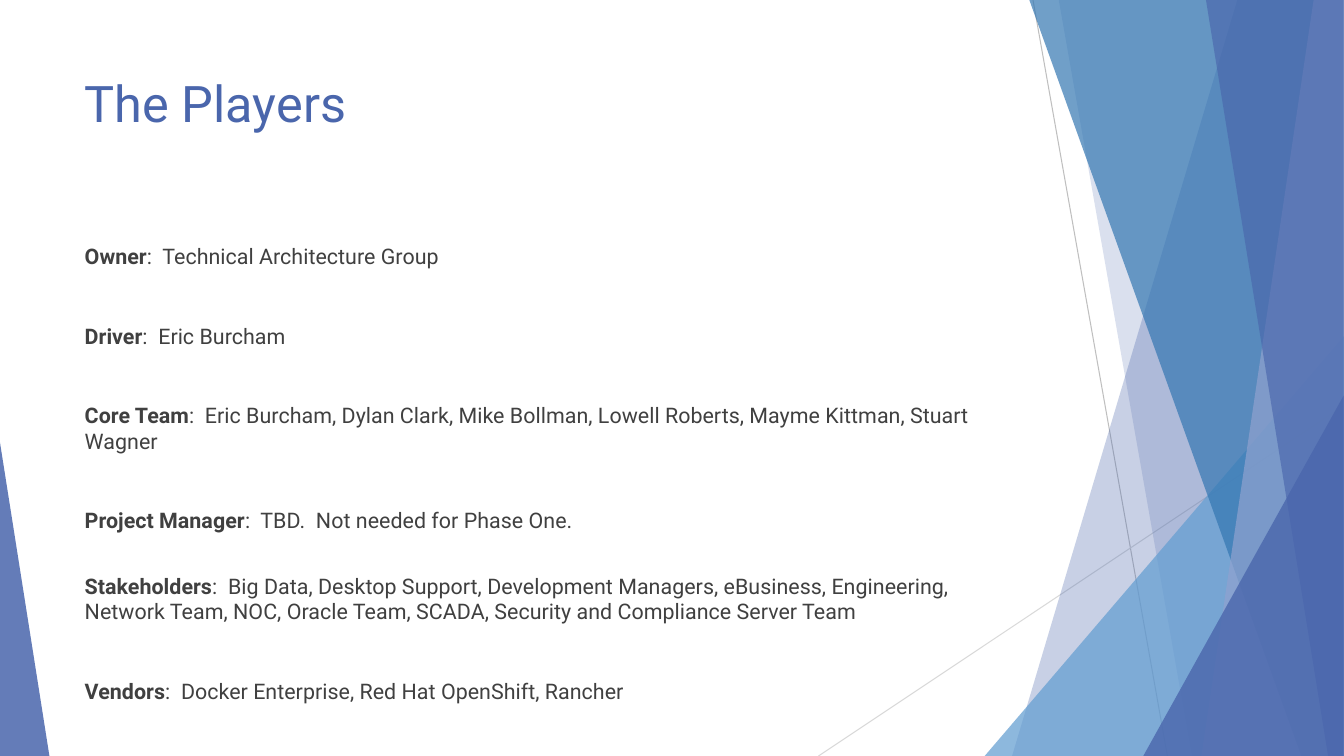
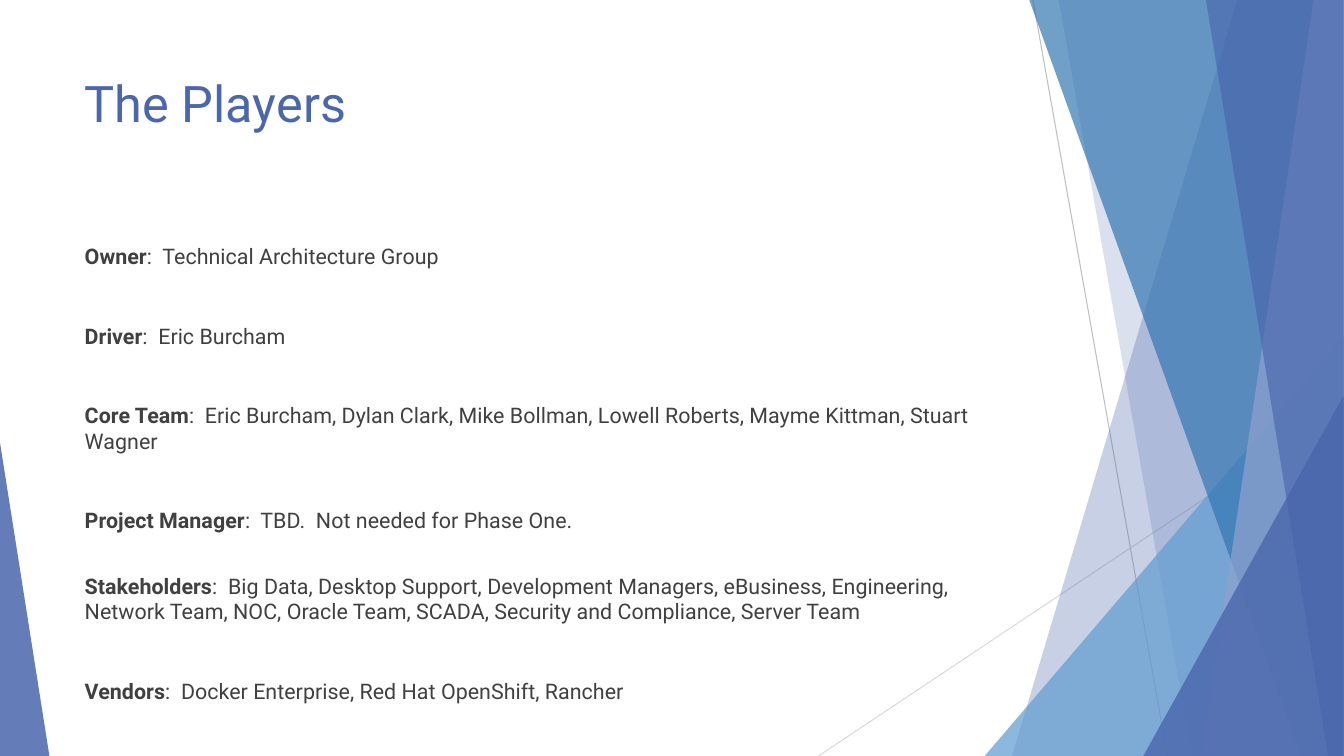
Before and after one commit to EnterpriseProductsLP/docker-straw-man, a slide deck: slide 4 of presentation.pptx (slide 5 before the commit). Drawn at 1344x756 pixels with LibreOffice and Linux fonts; fonts in the diff are those of the drawing. Boxes give left, top, right and bottom in pixels: in the first picture for what was removed or moved away, otherwise in the second. Text is boxed around its words. In the diff, an @@ line names an element or a change of style, - is before the commit and + after.

```diff
--- a/presentation.pptx
+++ b/presentation.pptx
@@ text at [85,578,949,624]: text changed @@
-Stakeholders: Big Data, Desktop Support, Development Managers, eBusiness, Engineering, Network Team, NOC, Oracle Team, SCADA, Security and Compliance Server Team
+Stakeholders: Big Data, Desktop Support, Development Managers, eBusiness, Engineering, Network Team, NOC, Oracle Team, SCADA, Security and Compliance, Server Team
```
Also in this commit, not shown: 7 other slides changed, 3 slides removed.
